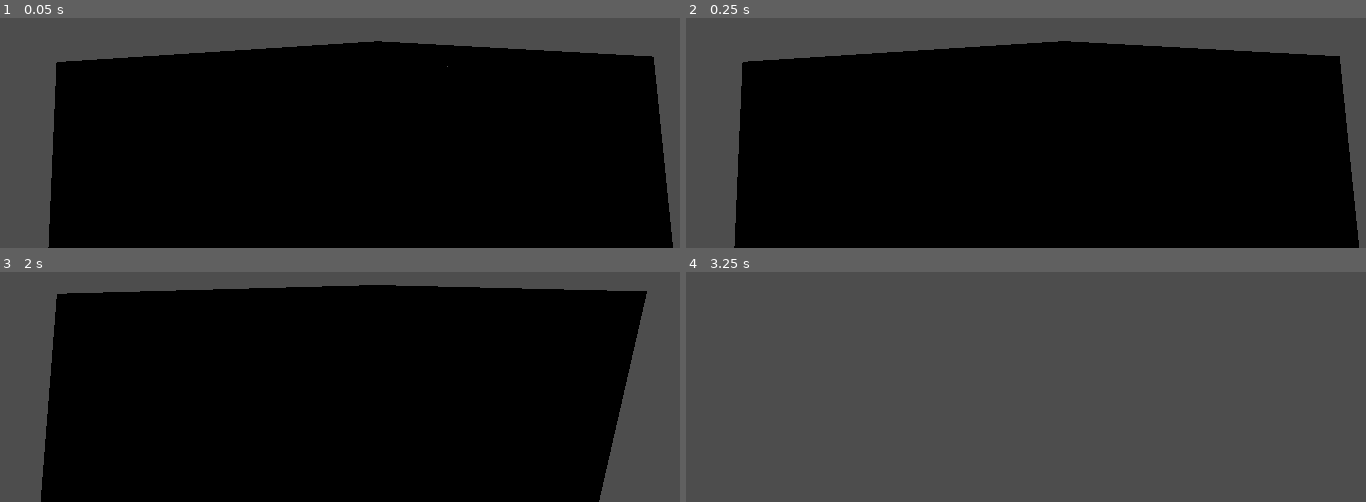
Above: before the commit, frames 1-4 (two rows, left to right).
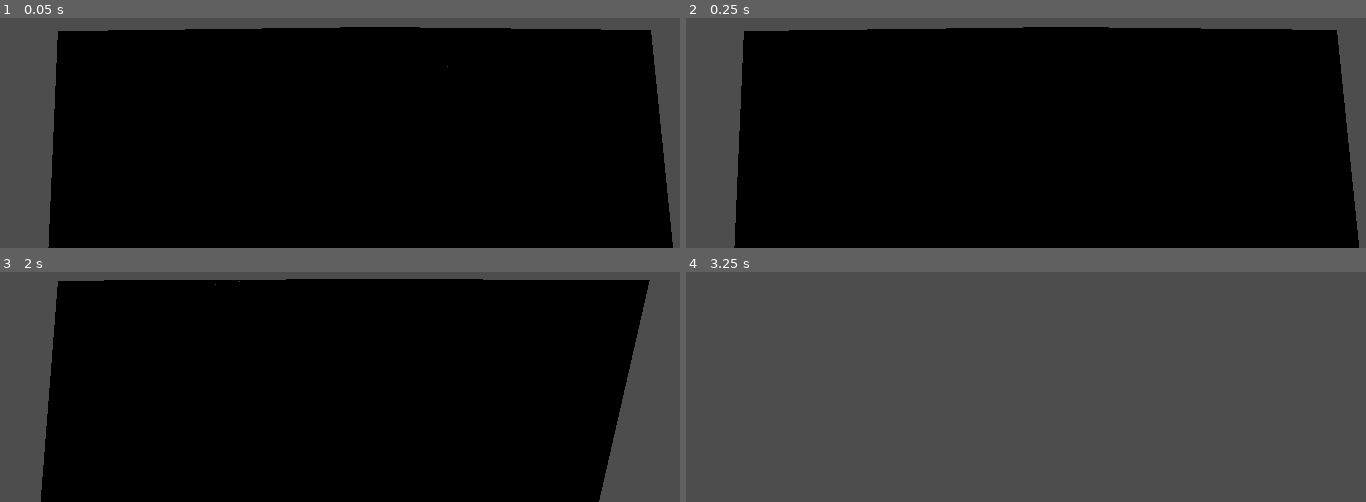
Above: after the commit, the same moments.

Repository: P-Seminar-Pindl/Dominik-Rasmus
Game: Godot game, scene res://scenes/Game.tscn
The game is run twice, just before and just after one commit, with the same random seed, the same clock (stepped at 60 frames per second) and the same inputs.
Inputs:
- Up to frame 1 (0.05 s): no input
- Up to frame 2 (0.25 s): no input
- Up to frame 3 (2 s): tap Enter (ui_accept) at 0.5, 0.77, 1.52 s; hold Right (ui_right) 0.53-1.28 s; hold Down (ui_down) from 1.28 s (still down)
- Up to frame 4 (3.25 s): release Down (ui_down) at 2.03 s; hold Right (ui_right) 2.03-2.78 s; hold Up (ui_up) from 2.78 s (still down); tap Enter (ui_accept) at 3.02 s

The runs differ from the first frame. In frame 1, 8.2% of the frame differs, in the area x 8-97%, y 3-20%; in frame 2, 8.1%; in frame 3, 3.4%; in frame 4, nothing differs.

Commit message:
rebase code

Diff:
--- /dev/null
+++ b/GUI.tscn
@@ -0,0 +1,9 @@
+[gd_scene format=3 uid="uid://vwyokvh83i45"]
+
+[node name="Control" type="Control"]
+layout_mode = 3
+anchors_preset = 15
+anchor_right = 1.0
+anchor_bottom = 1.0
+grow_horizontal = 2
+grow_vertical = 2
--- a/scenes/Game.tscn
+++ b/scenes/Game.tscn
@@ -1,7 +1,8 @@
-[gd_scene load_steps=8 format=3 uid="uid://dynr3kkd2rgd0"]
+[gd_scene load_steps=9 format=3 uid="uid://dynr3kkd2rgd0"]
 
 [ext_resource type="Script" uid="uid://cxwipkxwui70l" path="res://scrips/world_gen.gd" id="1_qbsmt"]
 [ext_resource type="PackedScene" uid="uid://du52k5qaw45hm" path="res://scenes/Player.tscn" id="2_cpr0p"]
+[ext_resource type="PackedScene" uid="uid://by0xeadgrsfnh" path="res://scenes/GUI.tscn" id="3_cpr0p"]
 
 [sub_resource type="StandardMaterial3D" id="StandardMaterial3D_wbfu4"]
 albedo_color = Color(0, 1, 1, 1)
@@ -40,3 +41,5 @@
 
 [node name="Player" parent="." instance=ExtResource("2_cpr0p")]
 transform = Transform3D(-0.75920326, 0, -0.6508537, 0, 1, 0, 0.6508537, 0, -0.75920326, 4.612299, 34.34149, 2.9576845)
+
+[node name="Gui" parent="." instance=ExtResource("3_cpr0p")]
--- /dev/null
+++ b/scenes/MainMenu.tscn
@@ -0,0 +1,3 @@
+[gd_scene format=3 uid="uid://b8cyq5nwsepbe"]
+
+[node name="MainMenu" type="Node2D"]
--- /dev/null
+++ b/scenes/Menu.tscn
@@ -0,0 +1,3 @@
+[gd_scene format=3 uid="uid://o2am67ah5d45"]
+
+[node name="Menu" type="Node2D"]
--- a/scrips/world_gen.gd
+++ b/scrips/world_gen.gd
@@ -5,17 +5,21 @@
 
 # Called when the node enters the scene tree for the first time.
 func _ready() -> void:
-	noise.get_image(100,100,)
-	for x in range(1,200):
-		for i in range(1,200):
+	generate_map(1000,1000)
+
+	pass # Replace with function body.
+func generate_map(with: int, height: int):
+	noise.get_image(with,height,)
+	for x in range(1,with):
+		for i in range(1,height):
 			cell_pos = Vector3i(x,0,i)
 			if noise.get_noise_2d(x,i) < 0.2:
 				map.set_cell_item(cell_pos,0)
 			else:
 				map.set_cell_item(cell_pos,1)
 
+# func remove_map():
 
-	pass # Replace with function body.
 
 
 # Called every frame. 'delta' is the elapsed time since the previous frame.
